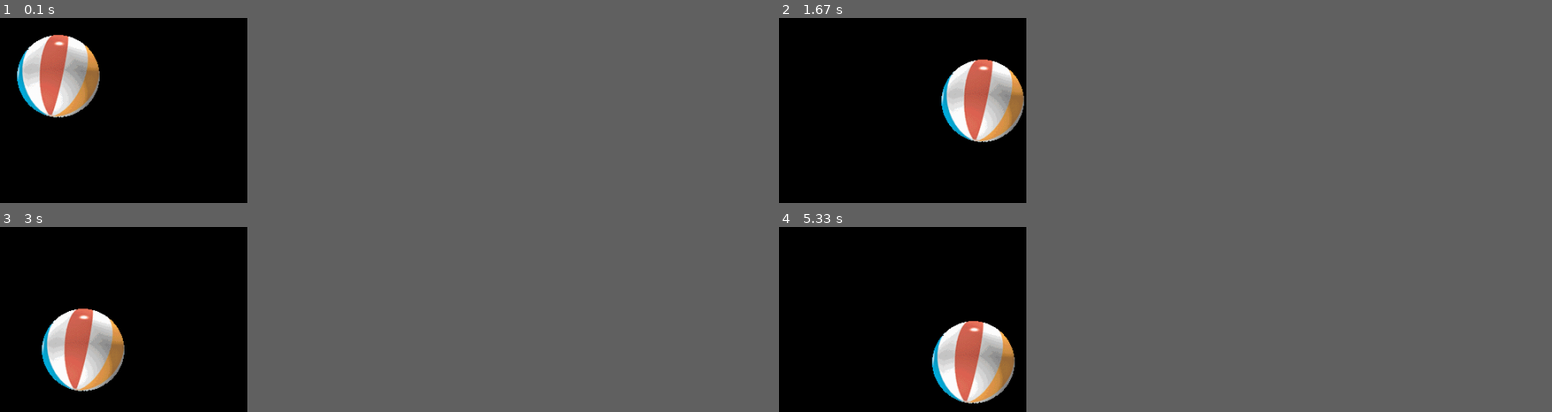
Above: before the commit, frames 1-4 (two rows, left to right).
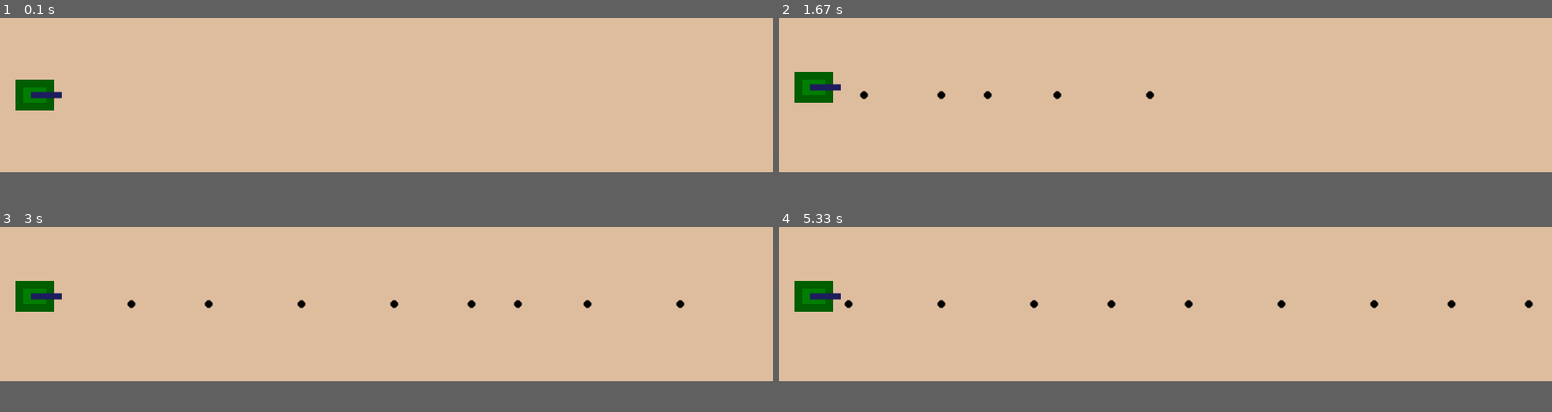
Above: after the commit, the same moments.

Repository: cabinfvr/PygameThing
Game: pygame game, started from main.py
The game is run twice, just before and just after one commit, with the same random seed, the same clock (stepped at 60 frames per second) and the same inputs.
Inputs:
- Up to frame 1 (0.1 s): no input
- Up to frame 2 (1.67 s): tap Space at 0.33, 0.73, 1.03, 1.23, 1.57 s; hold W 0.67-1.13 s; hold S 1.17-1.47 s; hold W from 1.5 s (still down)
- Up to frame 3 (3 s): release W at 1.87 s; hold S 1.9-2.27 s; tap Space at 1.97, 2.37, 2.7 s; hold W 2.3-2.6 s; hold S 2.63-2.93 s; hold W from 2.97 s (still down)
- Up to frame 4 (5.33 s): tap Space at 3.03, 3.43, 3.83, 4.17, 4.5, 4.9, 5.3 s; release W at 3.33 s; hold S 3.37-3.73 s; hold W 3.77-4.07 s; hold S 4.1-4.4 s; hold W 4.43-4.8 s; hold S 4.83-5.2 s; hold W from 5.23 s (still down)
The window is 288x216 before the commit and 900x180 after it. Grey fills any space a smaller window leaves; there, only what the larger window draws over its background counts as a difference.

The runs differ from the first frame. In frame 1, 27% of the frame differs, in the area x 0-32%, y 0-84%; in frame 2, 27%; in frame 3, 27%; in frame 4, 28%, in the area x 0-98%, y 0-96%.

Commit message:
Update main.py

Diff:
--- a/main.py
+++ b/main.py
@@ -1,25 +1,66 @@
-import sys, pygame
+import pygame
 pygame.init()
 
-size = width, height = 320, 240
-speed = [2, 2]
-black = 0, 0, 0
+window = pygame.display.set_mode((1000, 200))
+clock = pygame.time.Clock()
 
-screen = pygame.display.set_mode(size)
+pygame.display.set_caption('2D Shooter')
 
-ball = pygame.image.load("intro_ball.gif")
-ballrect = ball.get_rect()
+tank_x = 60
+tank_y = 40
 
-while 1:
+tank_surf = ""
+tank_rect = ""
+
+def UpdateTank():
+    global tank_surf
+    global tank_rect
+
+    tank_surf = pygame.Surface((tank_x, tank_y), pygame.SRCALPHA)
+    tank_rect = tank_surf.get_rect(midleft = (20, window.get_height() // 2))
+
+UpdateTank()
+
+bullet_list = []
+
+run = True
+while run:
+    bullet_surf = pygame.Surface((10, 10), pygame.SRCALPHA)
+    pygame.draw.circle(bullet_surf, (0, 0, 0), bullet_surf.get_rect().center, bullet_surf.get_width() // 2)
+
+    pygame.draw.rect(tank_surf, (0, 96, 0), (0, 00, 50, 40))
+    pygame.draw.rect(tank_surf, (0, 128, 0), (10, 10, 30, 20))
+    pygame.draw.rect(tank_surf, (32, 32, 96), (20, 16, 40, 8))
+
+    clock.tick(60)
+    current_time = pygame.time.get_ticks()
     for event in pygame.event.get():
-        if event.type == pygame.QUIT: sys.exit()
+        if event.type == pygame.QUIT:
+            run = False
 
-    ballrect = ballrect.move(speed)
-    if ballrect.left < 0 or ballrect.right > width:
-        speed[0] = -speed[0]
-    if ballrect.top < 0 or ballrect.bottom > height:
-        speed[1] = -speed[1]
+        if event.type == pygame.KEYDOWN:
+            if event.key == pygame.K_SPACE:
+                bullet_list.insert(0, tank_rect.midright)
+            if event.key == pygame.K_w:
+                # Move Up
+                tank_y += 20
+                UpdateTank()
+            if event.key == pygame.K_s:
+                # Move Down
+                tank_y -= 20
+                UpdateTank()
 
-    screen.fill(black)
-    screen.blit(ball, ballrect)
+    for i, bullet_pos in enumerate(bullet_list):
+        bullet_list[i] = bullet_pos[0] + 5, bullet_pos[1]
+        if bullet_surf.get_rect(center = bullet_pos).right > window.get_width():
+            del bullet_list[i:]
+            break
+
+    window.fill((224, 192, 160))
+    window.blit(tank_surf, tank_rect)
+    for bullet_pos in bullet_list:
+        window.blit(bullet_surf, bullet_surf.get_rect(center = bullet_pos))
     pygame.display.flip()
+
+pygame.quit()
+exit()
